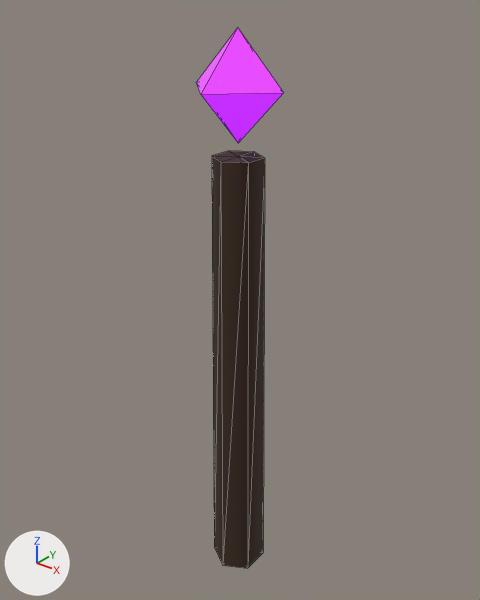
Two versions of the glTF model public/assets/models/environment/forest/spectral_wisp_post.glb, one commit apart.
Both versions are drawn from a camera (50 mm lens) standing at (1.244, -1.546, 2.084) and looking at (-0.031, 0.047, 1.096). The lights are fixed; the arrows at lower left show +X, +Y and +Z. The older version comes first. Mesh edges are drawn as thin lines. Where no turn or scale is listed for an object, it has been applied to the vertices. Vertices at exactly the same position are counted once.
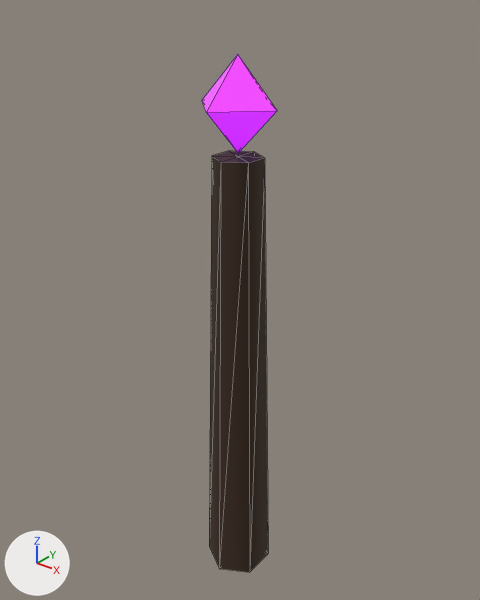
Location of each change, (x1, y1, x2, y2) in pixels of the pictures (480 x 600 px; the box of a moved part takes in the faces that stretch with it):
```json
{"object": "Mesh_0", "change": "mesh rescaled", "before": [212, 151, 265, 568], "after": [209, 151, 268, 572], "on screen": "11% wider"}
{"object": "Mesh_1", "change": "moved, rescaled", "before": [196, 28, 283, 143], "after": [202, 55, 277, 153], "on screen": "14% narrower, 15% shorter"}
{"part": 1, "of": "me_mesh_0", "change": "moved or reshaped", "before": [212, 163, 265, 568], "after": [209, 163, 268, 572]}
```

Scene script edits in JSON lines:
```json
{"block": "me_mesh_0", "where": "# used by ob_mesh_0; location = (0.0, 0.0, 0.8)"}
{"op": "remove", "block": "me_mesh_0", "code": "me_mesh_0.from_pydata(...)  # 16 vertices, 24 faces; spans x -0.09..0.09, y -0.1..0.1, z -0.8..0.8"}
{"op": "add", "block": "me_mesh_0", "code": "me_mesh_0.from_pydata(...)  # 16 vertices, 24 faces; spans x -0.1..0.1, y -0.12..0.12, z -0.8..0.8"}
{"block": "me_mesh_0", "change": "me_mesh_0 part 1: the whole mesh is scaled about its middle by (1.12, 1.12, 1)"}
{"block": "me_mesh_1", "where": "# used by ob_mesh_1; location = (0.0, 0.0, 1.8)"}
{"op": "remove", "block": "me_mesh_1", "code": "me_mesh_1.from_pydata(...)  # 6 vertices, 8 faces; spans x -0.16..0.16, y -0.16..0.16, z -0.16..0.16"}
{"op": "add", "block": "me_mesh_1", "code": "me_mesh_1.from_pydata(...)  # 6 vertices, 8 faces; spans x -0.14..0.14, y -0.14..0.14, z -0.14..0.14"}
{"block": "me_mesh_1", "change": "me_mesh_1 part 2: the whole mesh is scaled about its middle by 0.875"}
{"op": "set", "path": "ob_mesh_1.location", "old": "(0.0, 0.0, 1.8)", "new": "(0.0, 0.0, 1.75)"}
```
